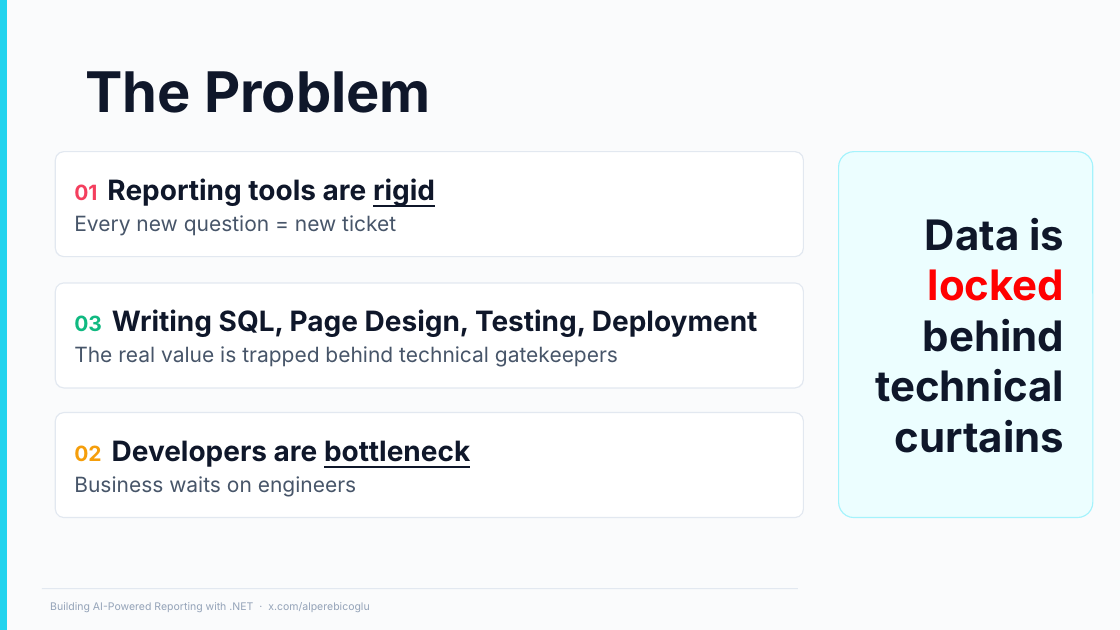
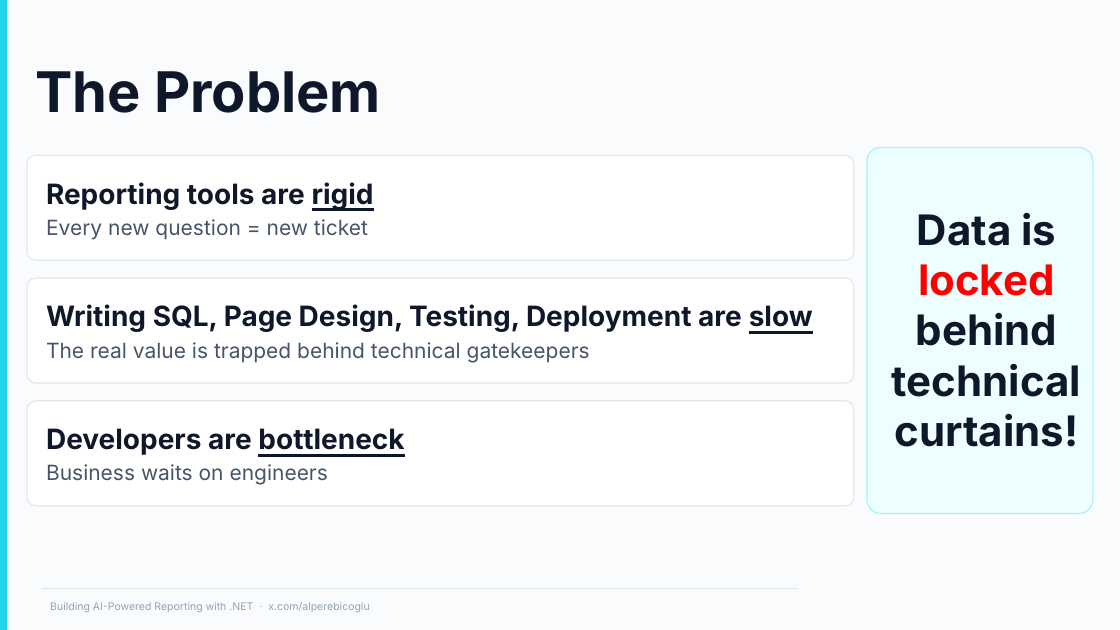
Before and after one commit to ebicoglu/chat-with-your-data-conference, a slide deck: slide 3 of Presentation.pptx. Drawn at 1120x630 pixels with LibreOffice and Linux fonts; fonts in the diff are those of the drawing; background and template pictures are left out. Boxes give left, top, right and bottom in pixels: in the first picture for what was removed or moved away, otherwise in the second. Text is boxed around its words. In the diff, an @@ line names an element or a change of style, - is before the commit and + after.

```diff
--- a/Presentation.pptx
+++ b/Presentation.pptx
@@ title "The Problem": place and size @@
-title "The Problem" at (85,71,431,113)
+title "The Problem" at (35,71,381,113)
@@ rounded rectangle added at (867,148,1093,514), fill #ECFEFF, outline #A5F3FC 1 pt @@
@@ rounded rectangle "Reporting tools are rigid": place and size @@
-rounded rectangle "Reporting tools are rigid" at (55,152,804,257)
+rounded rectangle "Reporting tools are rigid" at (27,155,854,260)
@@ text in rounded rectangle at (46,182,374,210): text changed @@
-01 Reporting tools are rigid
+Reporting tools are rigid
@@ text "Data is locked behind technical ...": place and size @@
-text "Data is locked behind technical ..." at (839,152,1093,518)
+text "Data is locked behind technical ..." at (892,212,1081,447)
@@ text "Data is locked behind technical ..." at (892,212,1081,447): vertical alignment middle to top; fill #ECFEFF to none; outline #A5F3FC 1 pt to none @@
@@ text at (892,212,1081,447): text changed @@
-Data is locked behind technical curtains
+Data is locked behind technical curtains!
@@ rounded rectangle "Writing SQL, Page Design, Testing, ...": place and size @@
-rounded rectangle "Writing SQL, Page Design, Testing, ..." at (55,283,804,388)
+rounded rectangle "Writing SQL, Page Design, Testing, ..." at (27,278,854,383)
@@ text in rounded rectangle at (46,304,813,333): text changed @@
-03 Writing SQL, Page Design, Testing, Deployment
+Writing SQL, Page Design, Testing, Deployment are slow
@@ rounded rectangle "Developers are bottleneck": place and size @@
-rounded rectangle "Developers are bottleneck" at (55,413,804,518)
+rounded rectangle "Developers are bottleneck" at (27,401,854,506)
@@ text in rounded rectangle at (46,428,404,455): text changed @@
-02 Developers are bottleneck
+Developers are bottleneck
```
Also in this commit, not shown: 18 other slides changed, 2 other files.
